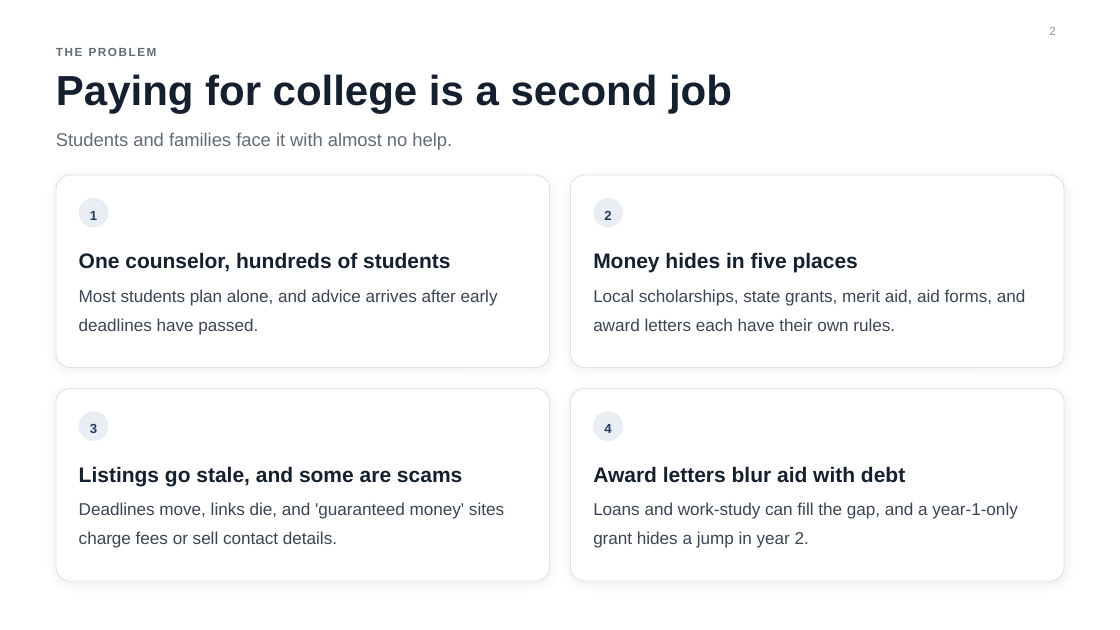
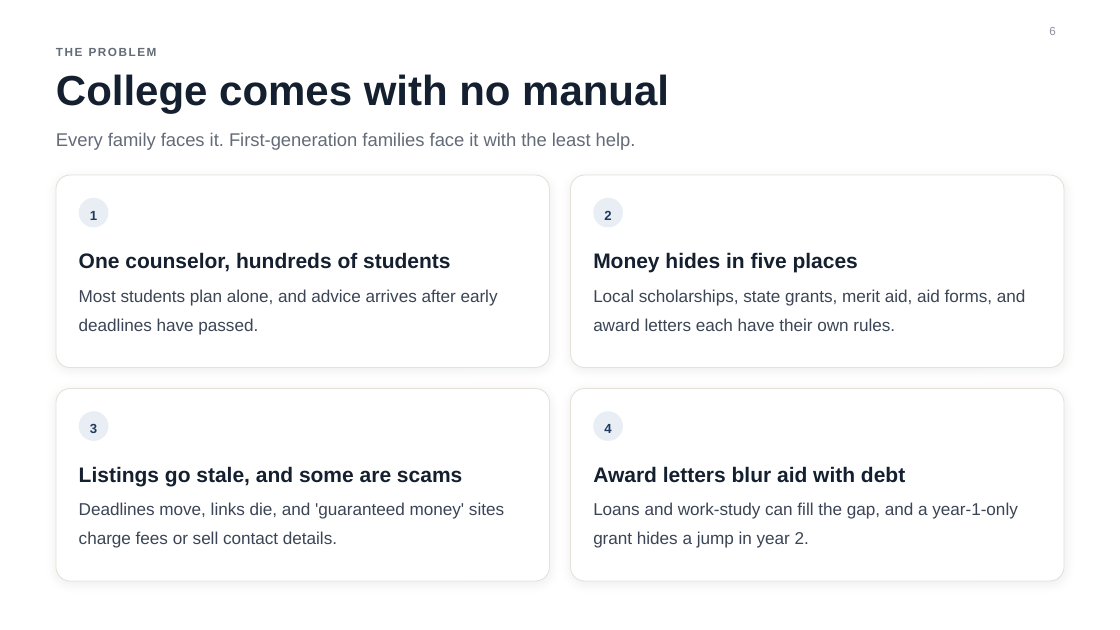
Before and after one commit to reykoaparicio/scholarcrew, a slide deck: slide 6 of presentation/ScholarCrew.pptx (slide 2 before the commit). Drawn at 1120x630 pixels with LibreOffice and Linux fonts; fonts in the diff are those of the drawing; background and template pictures are left out. Boxes give left, top, right and bottom in pixels: in the first picture for what was removed or moved away, otherwise in the second. Text is boxed around its words. In the diff, an @@ line names an element or a change of style, - is before the commit and + after.

```diff
--- a/presentation/ScholarCrew.pptx
+++ b/presentation/ScholarCrew.pptx
@@ page number at [1049, 27, 1055, 35]: text changed @@
-2
+6
@@ title at [56, 74, 669, 113]: text changed @@
-Paying for college is a second job
+College comes with no manual
@@ text at [56, 132, 636, 150]: text changed @@
-Students and families face it with almost no help.
+Every family faces it. First-generation families face it with the least help.
```
Also in this commit, not shown: 13 other slides changed, 5 slides added, 4 other files.
